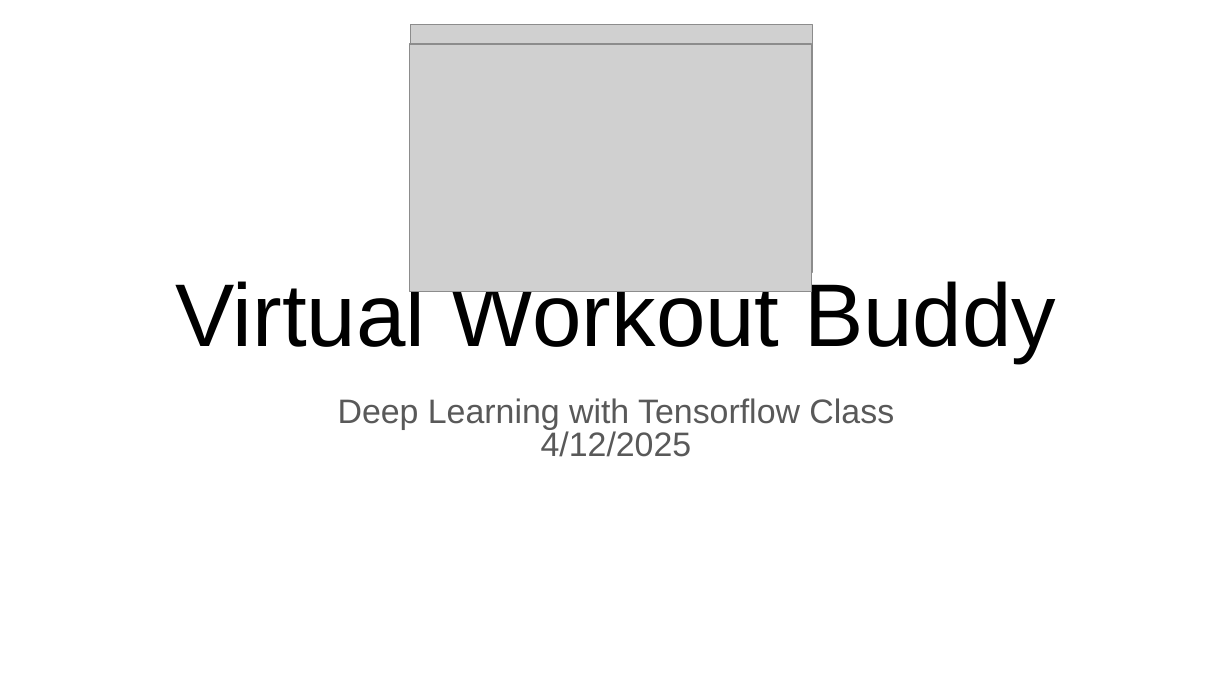
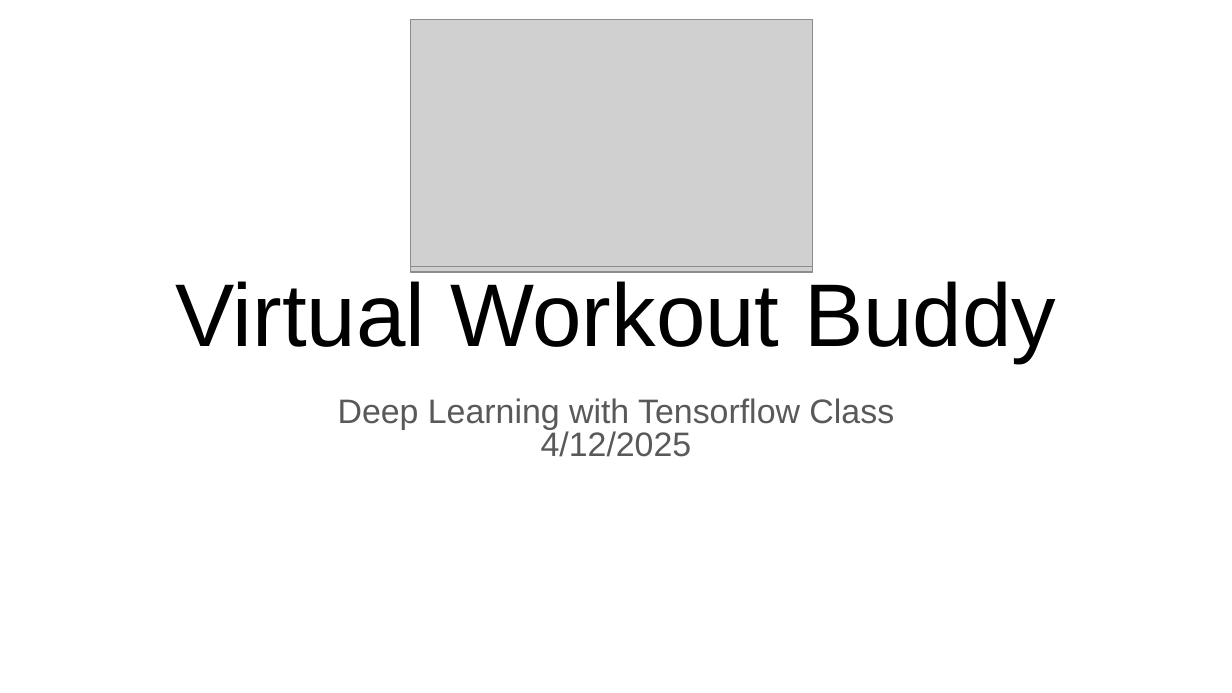
Before and after one commit to silenttundre/VirtualWorkoutBuddy, a slide deck: slide 1 of Virtual Workout Buddy.pptx. Drawn at 1232x693 pixels with LibreOffice and Linux fonts; fonts in the diff are those of the drawing; grey boxes stand for pictures. Boxes give left, top, right and bottom in pixels: in the first picture for what was removed or moved away, otherwise in the second. Text is boxed around its words. In the diff, an @@ line names an element or a change of style, - is before the commit and + after.

```diff
--- a/Virtual Workout Buddy.pptx
+++ b/Virtual Workout Buddy.pptx
@@ picture: place and size @@
-picture at [409, 44, 811, 292]
+picture at [410, 20, 812, 267]
@@ title "Virtual Workout Buddy" rewrapped from [175, 275, 1056, 362] to [175, 281, 1056, 362] @@
```
Also in this commit, not shown: 13 other slides changed, 3 other files.
